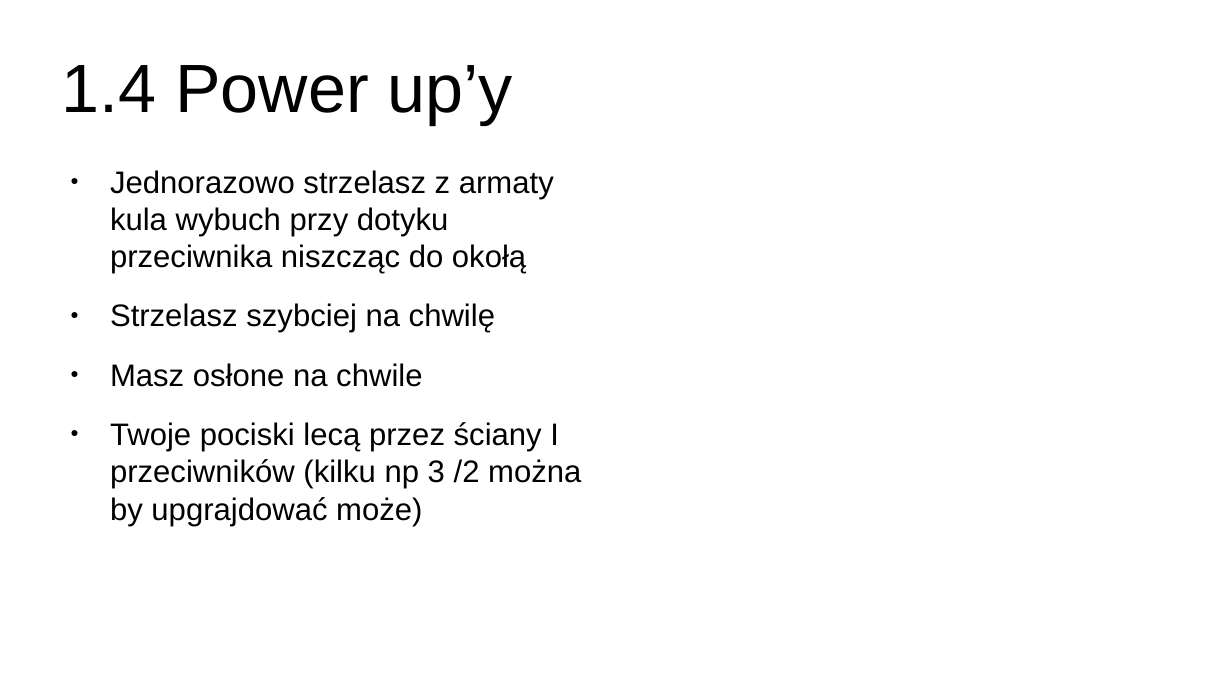
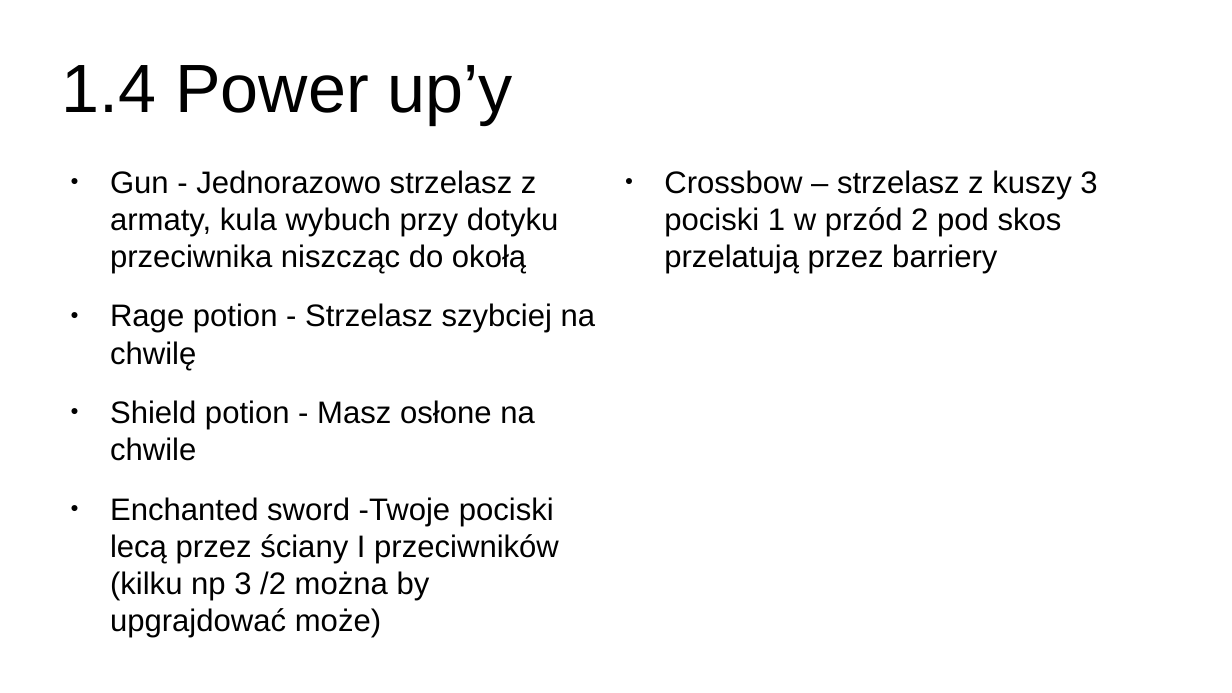
Before and after one commit to chaosbooy/Projeckt-Space-Invading, a slide deck: slide 6 of Planing and stuff/Plan.odp. Drawn at 1232x693 pixels with LibreOffice and Linux fonts; fonts in the diff are those of the drawing. Boxes give left, top, right and bottom in pixels: in the first picture for what was removed or moved away, otherwise in the second. Text is boxed around its words. In the diff, an @@ line names an element or a change of style, - is before the commit and + after.

Commit message:
updated plan
added monster power ups, kowal and wiedźma items, and cool stuff

```diff
--- a/Planing and stuff/Plan.odp
+++ b/Planing and stuff/Plan.odp
@@ text at [110,170,1097,638]: text changed @@
-● Jednorazowo strzelasz z armaty kula wybuch przy dotyku przeciwnika niszcząc do okołą
-● Strzelasz szybciej na chwilę
-● Masz osłone na chwile
-● Twoje pociski lecą przez ściany I przeciwników (kilku np 3 /2 można by upgrajdować może)
+● Gun - Jednorazowo strzelasz z armaty, kula wybuch przy dotyku przeciwnika niszcząc do okołą
+● Rage potion - Strzelasz szybciej na chwilę
+● Shield potion - Masz osłone na chwile
+● Enchanted sword -Twoje pociski lecą przez ściany I przeciwników (kilku np 3 /2 można by upgrajdować może)
+● Crossbow – strzelasz z kuszy 3 pociski 1 w przód 2 pod skos przelatują przez barriery
```
Also in this commit, not shown: 1 other slide changed, 3 slides added, 2 slides removed, 2 other files.
